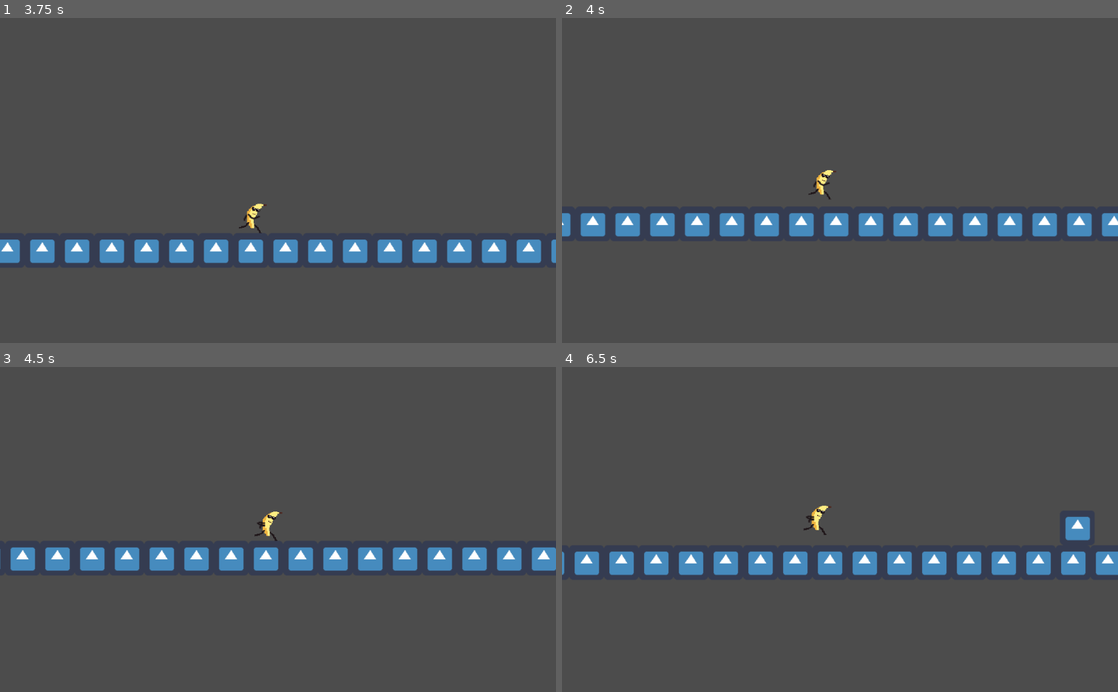
Above: before the commit, frames 1-4 (two rows, left to right).
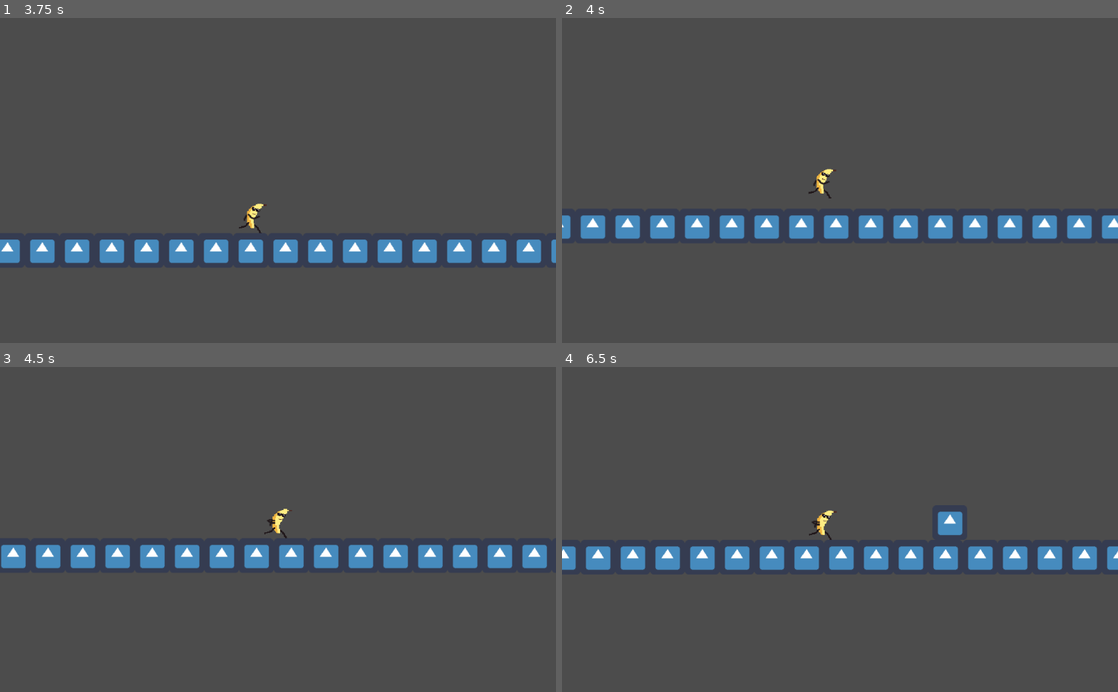
Above: after the commit, the same moments.

Repository: syedisamhashmi/CSE-4392-CSE-5392-Game-Project
Game: Godot game, scene res://entities/MainMenu.tscn
The game is run twice, just before and just after one commit, with the same random seed, the same clock (stepped at 60 frames per second) and the same inputs. The engine's default icon, where the game draws it, is replaced by a stand-in: a white triangle on a blue panel in a dark square. Sound files missing from this copy of the repository are replaced by a short silence.
Inputs (mouse positions are in pixels of both pictures, inside the frame that each line leads up to):
- Up to frame 1 (3.75 s): click "New Game" at 0.5 s; click "Can I Play, Daddy?" at 1.25 s; click "Can I Play, Daddy?" at 2 s; click "START" at 2.75 s; move the mouse to (400, 164) at 3.52 s; hold D (move_right) from 3.53 s (still down); tap Space (jump) at 3.6 s
- Up to frame 2 (4 s): keep holding D (move_right); tap Space (jump) at 3.77 s
- Up to frame 3 (4.5 s): keep holding D (move_right); tap Space (jump) at 4.07 s; move the mouse to (166, 545) at 4.27 s; click (166, 545) at 4.35 s
- Up to frame 4 (6.5 s): tap Space (jump) at 4.52, 4.55, 4.82, 5.3, 6.02, 6.05, 6.32 s; move the mouse to (895, 458) at 5.02 s; release D (move_right) at 5.03 s; hold A (move_left) 5.03-5.78 s; hold Right (weapon_next) 5.03-5.78 s; move the mouse to (812, 594) at 5.77 s; hold D (move_right) from 5.78 s (still down); tap Left (weapon_previous) at 5.85 s

Frame 1 is identical in both runs. In frame 2, 2.0% of the frame differs, in the area x 0-100%, y 46-68%; in frame 3, 6.2%; in frame 4, 7.4%, in the area x 0-100%, y 42-65%.
Error in both runs: Invalid call. Nonexistent function '_set_playing' in base 'AnimatedSprite'. (res://entities/player/player.gd:286)

Commit message:
slightly tweaked some values for the player and pineapple

Diff:
--- a/Team_Hashmi_Project/entities/enemies/pineapple.gd
+++ b/Team_Hashmi_Project/entities/enemies/pineapple.gd
@@ -11,7 +11,7 @@
 
 var JUMPING_DISTANCE = 500
 var WALKING_DISTANCE = 400
-var JUMP_HEIGHT = 800
+var JUMP_HEIGHT = 750
 var MOVEMENT_SPEED = 10
 var JUMP_TIMEOUT = 5000
 var CHEST_BUMP_TIMEOUT = 1500
@@ -50,9 +50,9 @@
         isJumping = true
         $Image.set_animation("Jump_Attack")
         if dir.x <= 0:
-            jumpVel = -(dist/12)
+            jumpVel = -(dist/15)
         else:
-            jumpVel = dist / 12
+            jumpVel = dist / 15
         velocity.y -= JUMP_HEIGHT
 
     if (abs(dist) < WALKING_DISTANCE
--- a/Team_Hashmi_Project/entities/player/player.gd
+++ b/Team_Hashmi_Project/entities/player/player.gd
@@ -23,7 +23,7 @@
 
 #region Physics & Movement
 var SPEED_DEADZONE = 3
-var acceleration: Vector2 = Vector2(600, 400)
+var acceleration: Vector2 = Vector2(600, 500)
 var airControlModifier: Vector2 = Vector2(0.95, 0.0)
 var friction: float = 0.90
 var velocity: Vector2 = Vector2.ZERO
